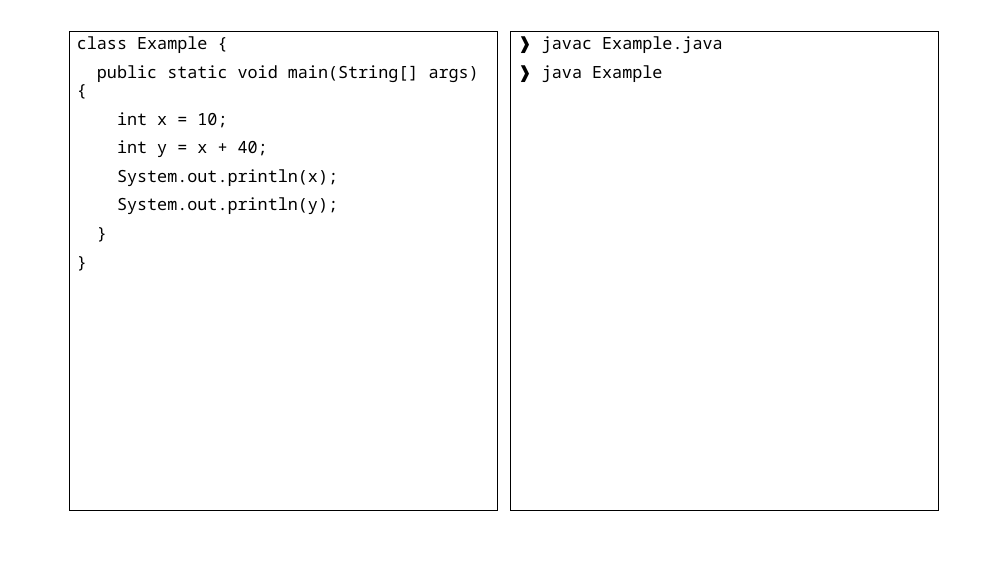
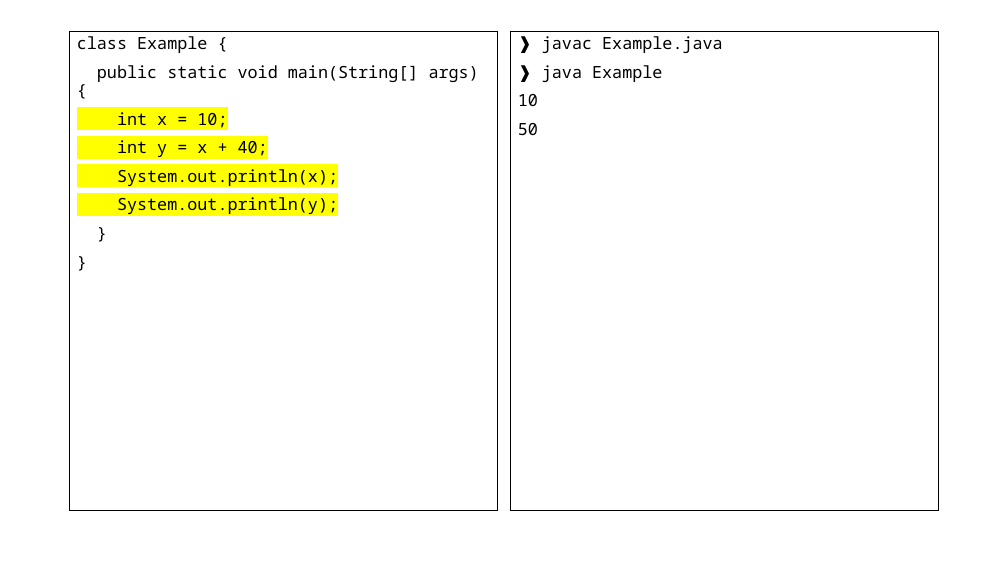
Before and after one commit to catherinefxia/ucsd-cse8a-w20.github.io, a slide deck: slide 7 of lectures/CSE8AW20-01-28-Lec7-Now-Java/CSE8AW20-01-28-Lec7-Now-Java-slides.pptx. Drawn at 1008x567 pixels with LibreOffice and Linux fonts; fonts in the diff are those of the drawing. Boxes give left, top, right and bottom in pixels: in the first picture for what was removed or moved away, otherwise in the second. Text is boxed around its words. In the diff, an @@ line names an element or a change of style, - is before the commit and + after.

```diff
--- a/lectures/CSE8AW20-01-28-Lec7-Now-Java/CSE8AW20-01-28-Lec7-Now-Java-slides.pptx
+++ b/lectures/CSE8AW20-01-28-Lec7-Now-Java/CSE8AW20-01-28-Lec7-Now-Java-slides.pptx
@@ text at [117,112,338,214]: highlight none to #FFFF00 in "int x = 10;", "int y = x + 40;", "System.out.println(x);", "System.out.println(y);" @@
@@ text at [518,94,538,135]: paragraphs added @@
+10
+50
```
Also in this commit, not shown: 3 other slides changed, 4 other files.
